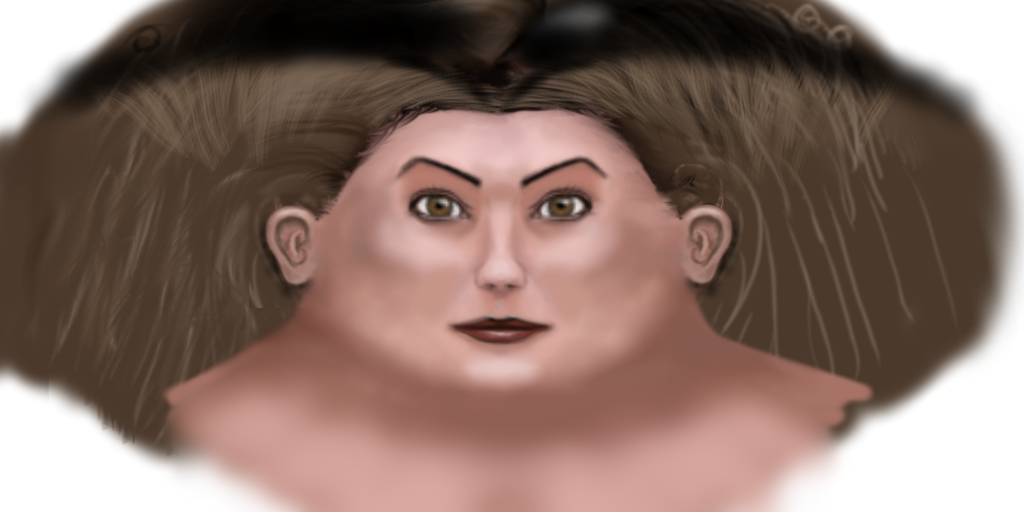
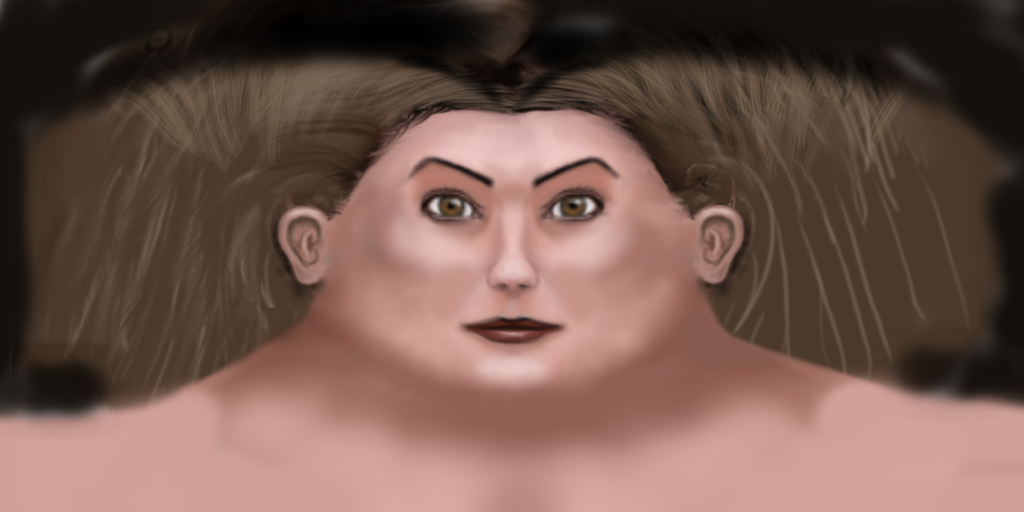
The second 1024 × 512 image is a revision of the first. Changes to its layers:
renamed "Empty Layer#1" to "New Layer", painted on it over [0, 0, 1024, 512]
